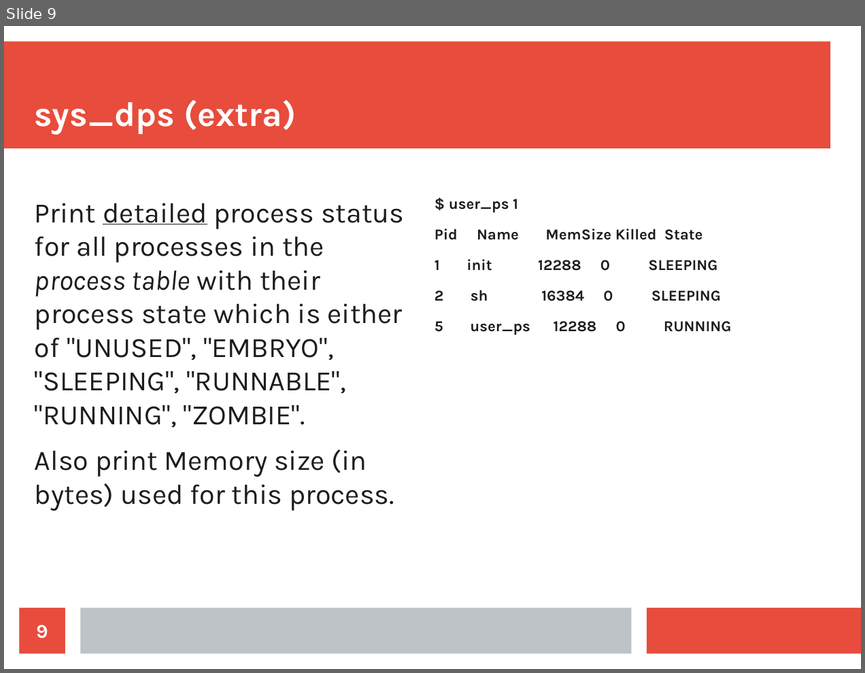
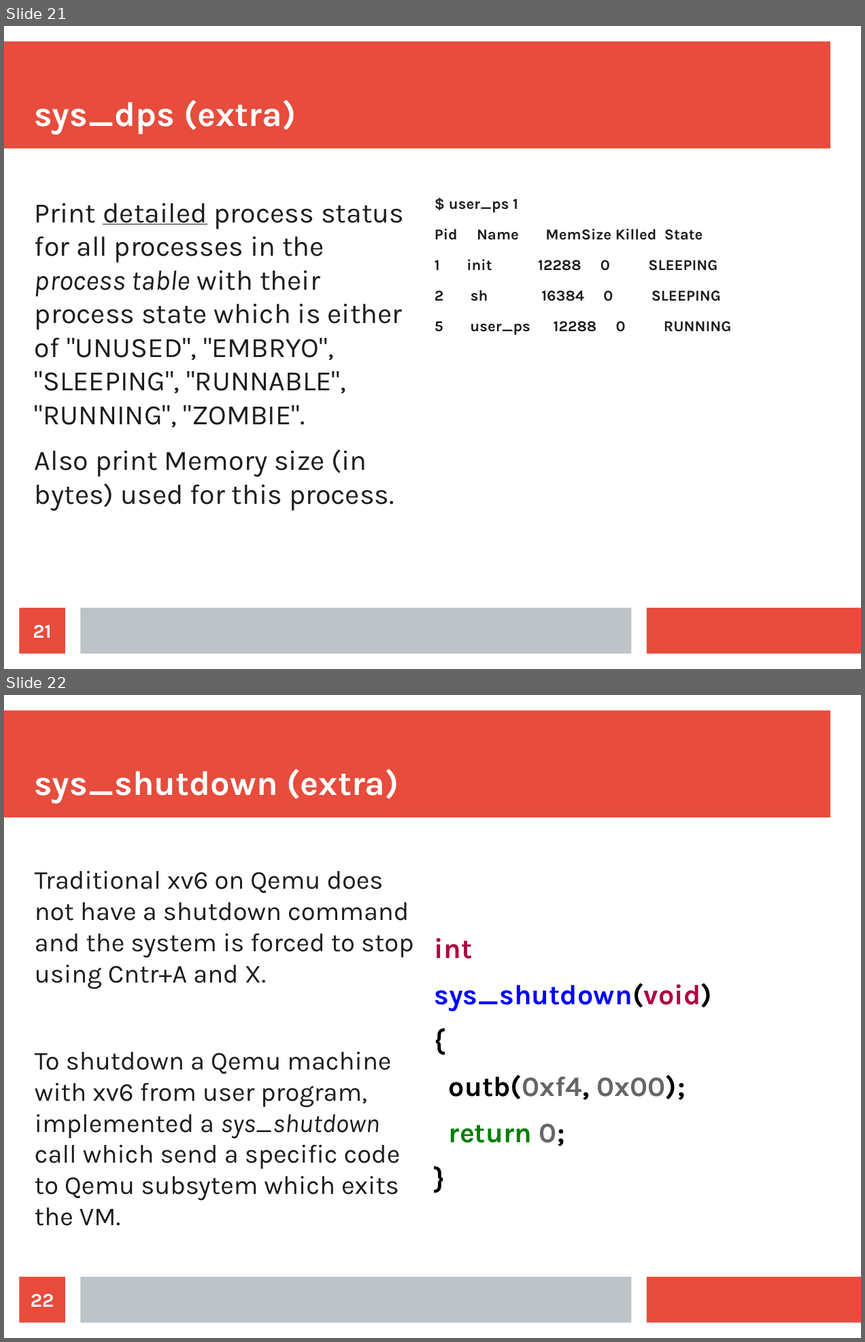
Before and after one commit to shreshthtuli/xv6, a slide deck: os1.odp. Shown one above the other, each under a label of ours: slide 9 before the commit, slides 21 and 22 after it. The pictures are 865x673 and 865x1342 pixels, drawn with LibreOffice and Linux fonts; fonts in the diff are those of the drawing. Boxes give left, top, right and bottom in pixels: in the first picture for what was removed or moved away, otherwise in the second. Text is boxed around its words. In the diff, an @@ line names an element or a change of style, - is before the commit and + after.

```diff
--- a/os1.odp
+++ b/os1.odp
@@ slide 22 added at (4, 695, 861, 1338), background #FFFFFF; not listed: 3 template elements that a slide beside it also shows @@
@@ title added at (35, 769, 399, 803), 32 pt, text #FFFFFF, bold @@
+sys_shutdown (extra)
@@ text added at (35, 870, 413, 1226), 24.1 pt, text #1C1C1C @@
+Traditional xv6 on Qemu does not have a shutdown command and the system is forced to stop using Cntr+A and X.
+To shutdown a Qemu machine with xv6 from user program, implemented a sys_shutdown call which send a specific code to Qemu subsytem which exits the VM.
@@ text added at (434, 938, 712, 1147), 26 pt, text #000000, bold @@
+int
+sys_shutdown(void)
+{
+outb(0xf4, 0x00);
+return 0;
+}
@@ page number added at (20, 1276, 65, 1323), fill #E74C3C, 18 pt, text #FFFFFF, bold @@
+22
@@ what was slide 9 is now slide 21 @@
@@ page number at (33, 625, 51, 638): text changed @@
-9
+21
```
Also in this commit, not shown: 2 other slides added, 11 other files.
